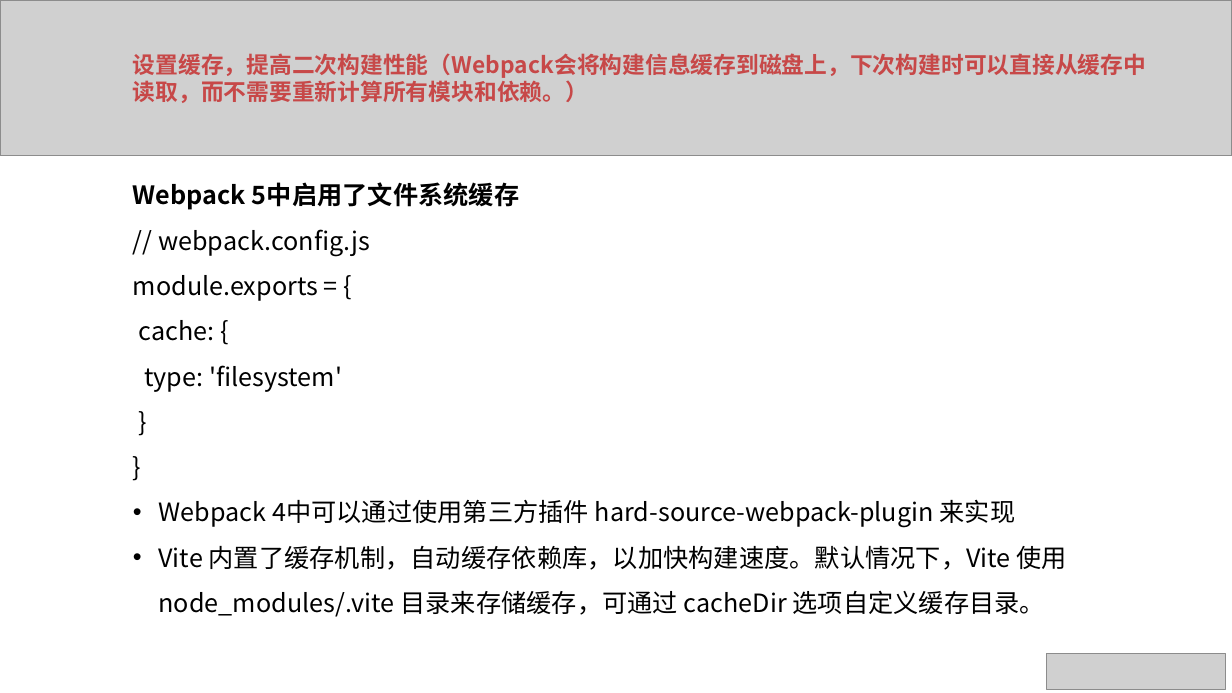
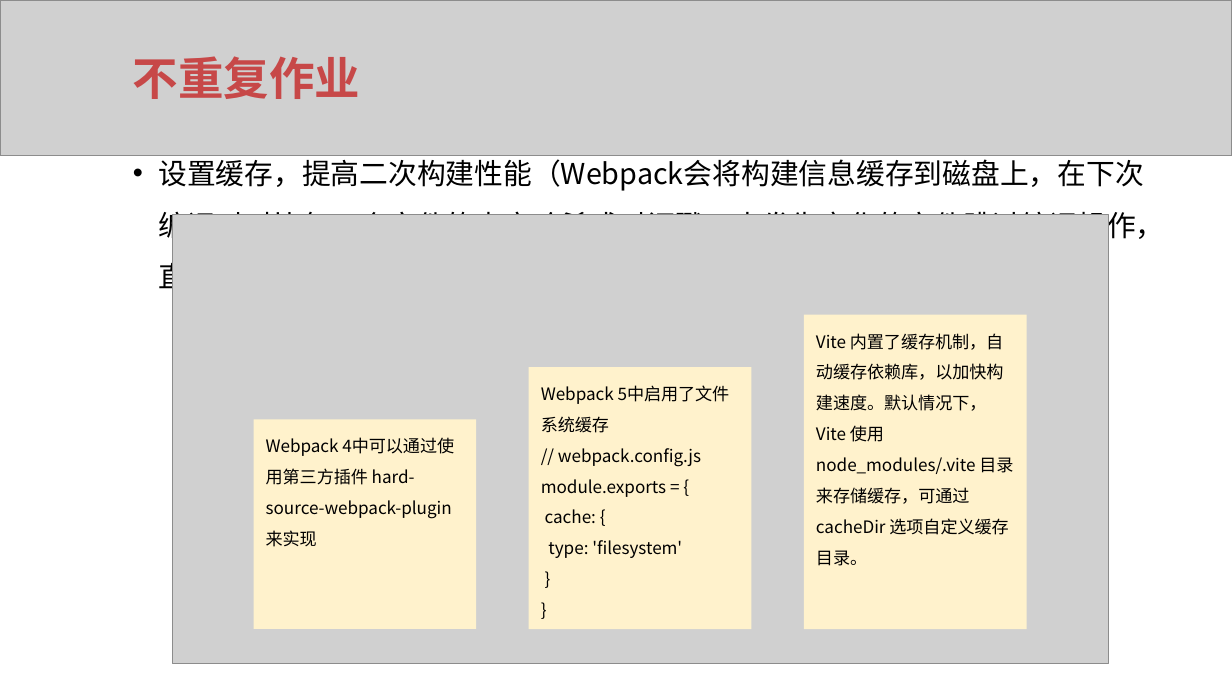
Before and after one commit to xuqunhai/python, a slide deck: slide 21 of rx/Vue项目最佳实践.pptx (slide 22 before the commit). Drawn at 1232x693 pixels with LibreOffice and Linux fonts; fonts in the diff are those of the drawing; grey boxes stand for pictures. Boxes give left, top, right and bottom in pixels: in the first picture for what was removed or moved away, otherwise in the second. Text is boxed around its words. In the diff, an @@ line names an element or a change of style, - is before the commit and + after.

```diff
--- a/rx/Vue项目最佳实践.pptx
+++ b/rx/Vue项目最佳实践.pptx
@@ text at [133,56,361,99]: text changed; size 13.3 to 26.6 pt @@
-设置缓存，提高二次构建性能（Webpack会将构建信息缓存到磁盘上，下次构建时可以直接从缓存中读取，而不需要重新计算所有模块和依赖。）
+不重复作业
@@ text at [158,155,1164,295]: text changed; size 14.7 to 16.8 pt @@
-Webpack 5中启用了文件系统缓存
-// webpack.config.js
-module.exports = {
-cache: {
-type: 'filesystem'
-}
-}
-• Webpack 4中可以通过使用第三方插件 hard-source-webpack-plugin 来实现
-• Vite 内置了缓存机制，自动缓存依赖库，以加快构建速度。默认情况下，Vite 使用 node_modules/.vite 目录来存储缓存，可通过 cacheDir 选项自定义缓存目录。
+• 设置缓存，提高二次构建性能（Webpack会将构建信息缓存到磁盘上，在下次编译时对比每一个文件的内容哈希或时间戳，未发生变化的文件跳过编译操作，直接使用缓存副本，减少重复计算）
@@ picture added at [172,214,1109,664] @@
@@ rectangle added at [804,314,1027,628], fill #FFF2CC, 10 pt, text #000000 @@
+Vite 内置了缓存机制，自动缓存依赖库，以加快构建速度。默认情况下，Vite 使用 node_modules/.vite 目录来存储缓存，可通过 cacheDir 选项自定义缓存目录。
@@ rectangle added at [529,367,752,630], fill #FFF2CC, 10 pt, text #000000 @@
+Webpack 5中启用了文件系统缓存
+// webpack.config.js
+module.exports = {
+cache: {
+type: 'filesystem'
+}
+}
@@ rectangle added at [254,419,477,628], fill #FFF2CC, 10 pt, text #000000 @@
+Webpack 4中可以通过使用第三方插件 hard-source-webpack-plugin 来实现
@@ picture removed at [1047,654,1226,690] @@
```
Also in this commit, not shown: 22 other slides changed, 2 slides added, 5 slides removed, 5 other files.
